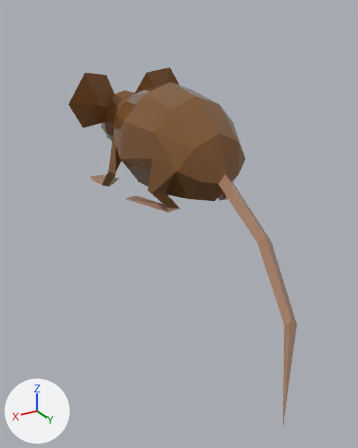
An edit to the FBX model Assets/Objects/Player/ChurchMouse.fbx, drawn before and after from the same camera.
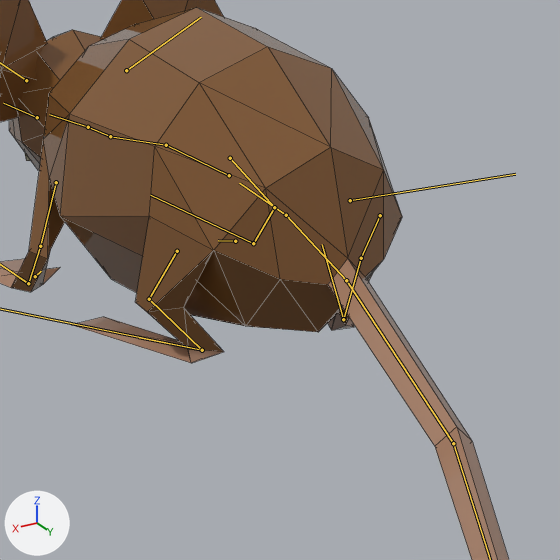
Each version appears first whole from a 50 mm lens placed at (0.133, 0.211, 0.091), pointed at (0.024, 0.03, 0.0), and next in a close-up on the part from 27% to 85% of the width and 18% to 64% of the height. The axes (+X, +Y, +Z) are drawn at lower left. The lights are the same throughout. Both versions are drawn at frame 1 of the action 'MouseV2|Idle'; the numbers are the values there. The bones that bend it are drawn over the model as lines in the close-ups. The close-ups show mesh edges as thin lines.
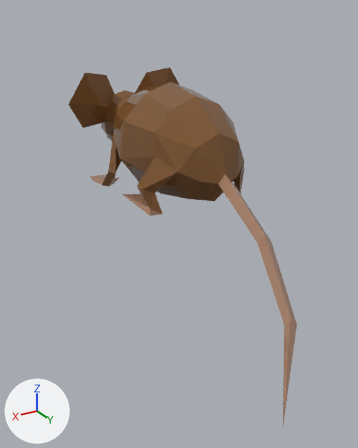
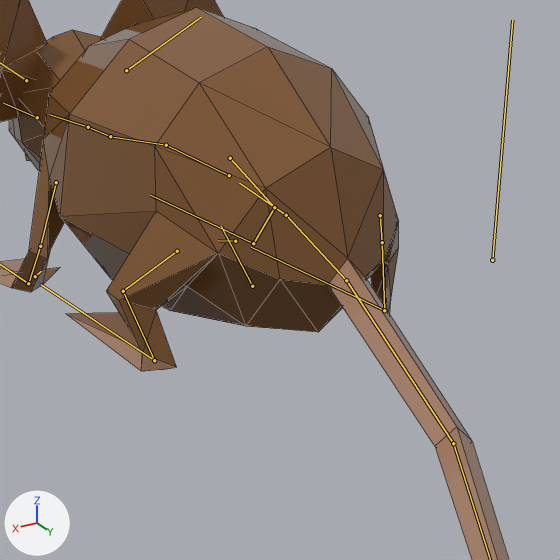
Where the change shows, as pixel boxes (x1, y1, x2, y2) in the close-ups (560 x 560 px):
'mesh', posed
    both: (0, 0, 509, 560)
bone 'rleg', root to tip
    before: (380, 215) to (361, 258)
    after: (380, 215) to (382, 242)
bone 'rleg.001', root to tip
    before: (361, 258) to (343, 319)
    after: (382, 242) to (384, 310)
bone 'rfoot', root to tip
    before: (343, 319) to (337, 296)
    after: (384, 310) to (344, 291)
bone 'lleg', root to tip
    before: (177, 251) to (149, 299)
    after: (177, 251) to (123, 291)
bone 'lleg.001', root to tip
    before: (149, 299) to (202, 350)
    after: (123, 291) to (154, 360)
bone 'lfoot', root to tip
    before: (202, 350) to (139, 337)
    after: (154, 360) to (120, 337)

The edits, one by one:
Bone 'rleg' (bone_rleg) turns from (-22, 11, -19) to (-1, 1, -2) degrees about its own x, y and z.
Bone 'rleg.001' (bone_rleg_001) turns from (-7, 0, 0) to (-3, 0, 0) degrees about its own x, y and z.
Bone 'rfoot' (bone_rfoot) turns from (-24, -34, 12) to (-1, -15, -28) degrees about its own x, y and z.
Bone 'lleg' (bone_lleg) turns from (-23, -11, 19) to (-1, -1, 2) degrees about its own x, y and z.
Bone 'lleg.001' (bone_lleg_001) turns from (-7, 0, 0) to (-3, 0, 0) degrees about its own x, y and z.
Bone 'lfoot' (bone_lfoot) turns from (-24, 34, -12) to (-2, 15, 28) degrees about its own x, y and z.
